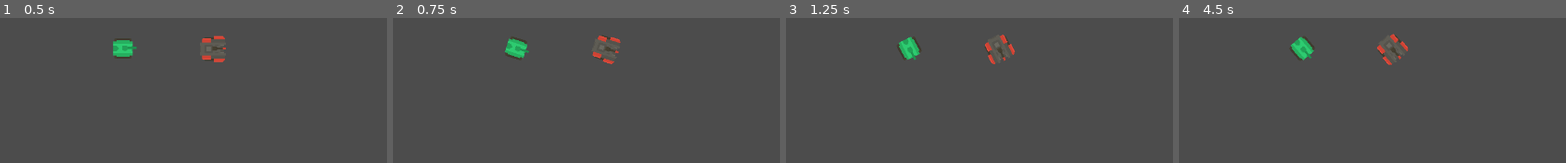
Above: before the commit, frames 1-4 (left to right).
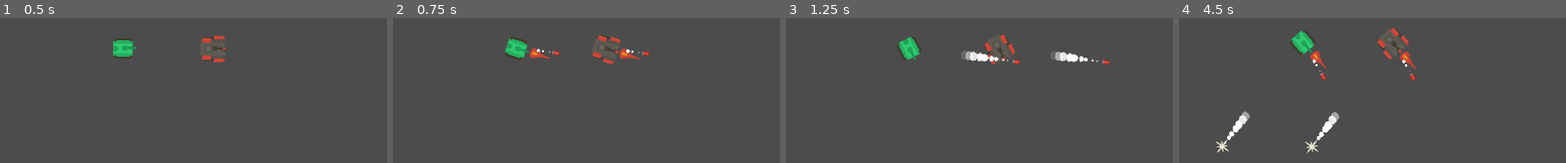
Above: after the commit, the same moments.

Repository: Airtonzentokimura/Rogue-Tank
Game: Godot game, scene res://scenes/teste_area.tscn
Same seed, same stepped clock (60 frames per second), same inputs: the game is played once before the commit and once after it.
Inputs (mouse positions are in pixels of both pictures, inside the frame that each line leads up to):
- Up to frame 1 (0.5 s): no input
- Up to frame 2 (0.75 s): tap Enter at 0.5 s; move the mouse to (outside the picture) at 0.52 s; hold Right (ui_right) from 0.53 s (still down); tap Ctrl (ui_shoot) at 0.6 s
- Up to frame 3 (1.25 s): keep holding Right (ui_right)
- Up to frame 4 (4.5 s): move the mouse to (outside the picture) at 1.27 s; release Right (ui_right) at 1.28 s; hold Down (ui_down) 1.28-2.03 s; tap Ctrl (ui_shoot) every 0.75 s from 1.35 to 4.35 s; move the mouse to (outside the picture) at 2.02 s; hold Right (ui_right) 2.03-2.78 s; move the mouse to (1380, 64) at 2.77 s; hold Up (ui_up) 2.78-3.53 s; move the mouse to (outside the picture) at 3.52 s; hold Left (ui_left) from 3.53 s (still down); move the mouse to (outside the picture) at 4.27 s

Frame 1 is identical in both runs. In frame 2, 0.6% of the frame differs, in the area x 35-67%, y 20-29%; in frame 3, 1.0%; in frame 4, 3.2%, in the area x 9-62%, y 7-94%.

Commit message:
Aula 23 -Acelerador do tanque

Diff:
--- a/Rogue tank/Scripts/Tank.gd
+++ b/Rogue tank/Scripts/Tank.gd
@@ -5,9 +5,10 @@
 
 #PI = meio circulo por segundo
 const ROT_VEL = PI/2
-
-#Velocidade do tiro
-var speed = 100
+#Velocidade de movimento
+var MAX_SPEED = 100
+#Variavel da aceleracao do tanque. Foi posto aqui para que nao zere cada vez que a funcao e chamada.
+var acell = 0
 #Variavel que pré carrega uma cena para ser utilizado
 var pre_bullet = preload("res://scenes/Bullet.tscn")
 #variaveis para trocar a sprite das skins. Export para criar a aba de variaveis. int entre aspas para nomear a lista.
@@ -100,6 +101,15 @@
 #======================================================
 #variavel da rotacao do tanque
 	var rot = 0
+#variavel de aceleracao do tanque
+
+#variavel de direcao
+	var dir = 0
+
+	if Input.is_action_pressed("ui_up"):
+		dir += 1
+	if Input.is_action_pressed("ui_down"):
+		dir -= 1
 #input = entrada de comando humano is_action_pressed = se apertar continua o comando
 	if Input.is_action_pressed("ui_right"):
 		rot += 1
@@ -110,6 +120,31 @@
 		pass
 	#rotacionando com a velocidade, o tempo em frame (delta) e comando (rot)
 	rotate(ROT_VEL*delta*rot)
+
+	#se a direcao for diferente de zero = se eu apertei o botao
+	if dir != 0:
+		#funcao que faz a velocidade aumentar gradativamente ou numero x para y
+		acell = lerp(acell, MAX_SPEED * dir, .003)
+	#senao eu zero a variavem velocidade e espero o sinal
+	else:
+		acell = lerp(acell, 0, .005)
+	print(acell)
+	#movimenta e bate em duas direcoes em velocidade e variacao entre cos e seno. Rotation e do script.
+	#Dir e a variavel que eu fiz e depois foi transferido para o lerp
+	move_and_slide(Vector2( cos(rotation), sin(rotation) )* acell)
+
+	if Input.is_action_just_pressed("ui_shoot"):
+		#Funcao que limita o numero de balas
+		if get_tree().get_nodes_in_group("Cannon_bullets").size() < 6:
+			#Adicionar a variavel bullet e puxando os dados para ser utilizado do pre-scene
+			var bullet = pre_bullet.instance()
+			#Local e posição que ira sair a imagem
+			bullet.global_position = $Barrel/Muzzle.global_position
+			#Direcao da bala
+			bullet.dir = Vector2(cos(rotation),sin(rotation)).normalized()
+			#Adiciona a animação na cena
+			get_parent().add_child(bullet)
+			$Barrel/AnimationPlayer.play("Fire")
 
 func set_bodie (val):
 	#bodie igual valor
